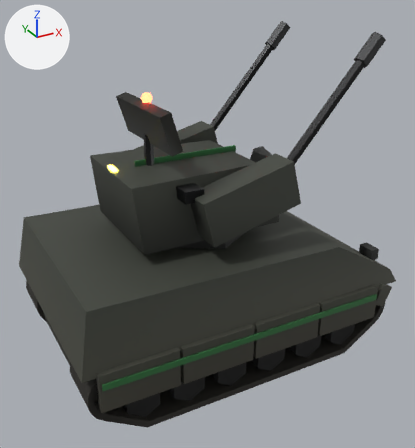
The glTF model models/u_aa_lod1.glb: old version first, new version second.
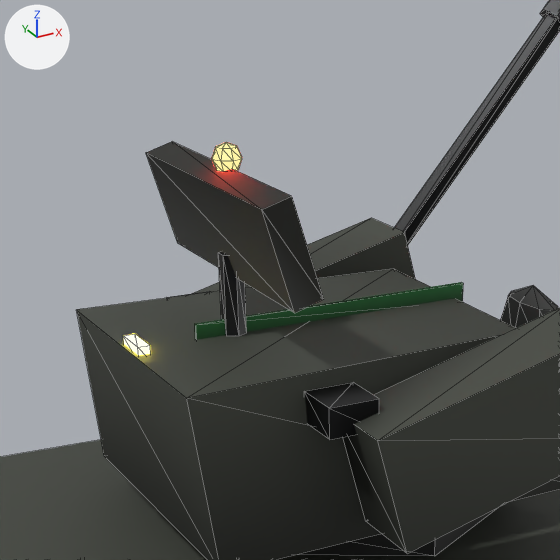
Old and new are each drawn whole from a camera (50 mm lens) standing at (-0.706, -1.322, 1.016) and looking at (0.003, -0.033, 0.372) and again close up on the part from 15% to 66% of the width and 9% to 56% of the height. The axes (+X, +Y, +Z) are drawn at upper left. The lights are the same throughout. The first two pictures are the older version. The close-ups show mesh edges as thin lines. Where no turn or scale is listed for an object, it has been applied to the vertices. Vertices at exactly the same position are counted once.

In view in the first close-up: 'Aa_LOD1_Walls', 'Aa_LOD1_rotor', 'Aa_LOD1_turret'.
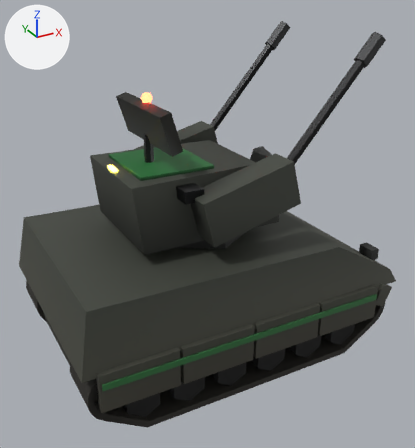
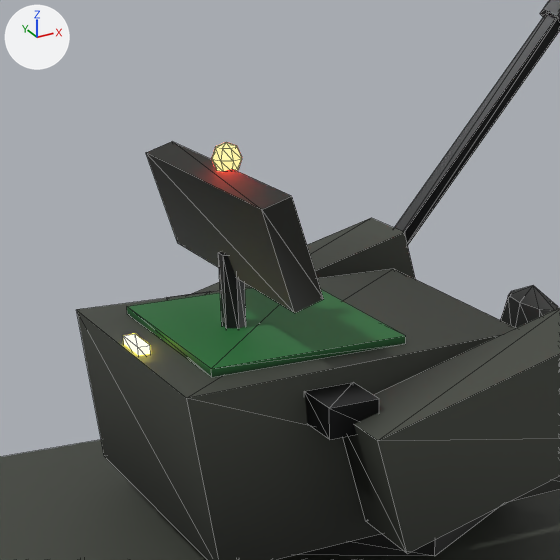
Pixel boxes [x1, y1, x2, y2] of what changed, in the close-ups (560 x 560 px; the box of a moved part takes in the faces that stretch with it):
part 1 of me_aa_lod1_turret, moved or reshaped: before [195, 282, 463, 340]; after [127, 288, 406, 377]

The change, as a diff of the scene's bpy script:
```diff
--- a/models/u_aa_lod1.glb.py
+++ b/models/u_aa_lod1.glb.py
@@ me_aa_lod1_turret @@
 me_aa_lod1_turret.from_pydata(...)  # 192 vertices, 316 faces; spans x -0.24..0.439, y -0.24..0.24, z -0.02..0.499
 # used by ob_aa_lod1_turret; location = (-0.02, 0.0, 0.38)
+# me_aa_lod1_turret part 1: the loose piece of 8 vertices spanning x -0.17..0.13, y -0.002..0.002, z 0.175..0.195 is scaled about its middle by (0.667, 55, 0.4), then moved by (-0.08, 0.0, -0.001)
 me_aa_lod1_turret.materials.append(mat_hulldark)
```
